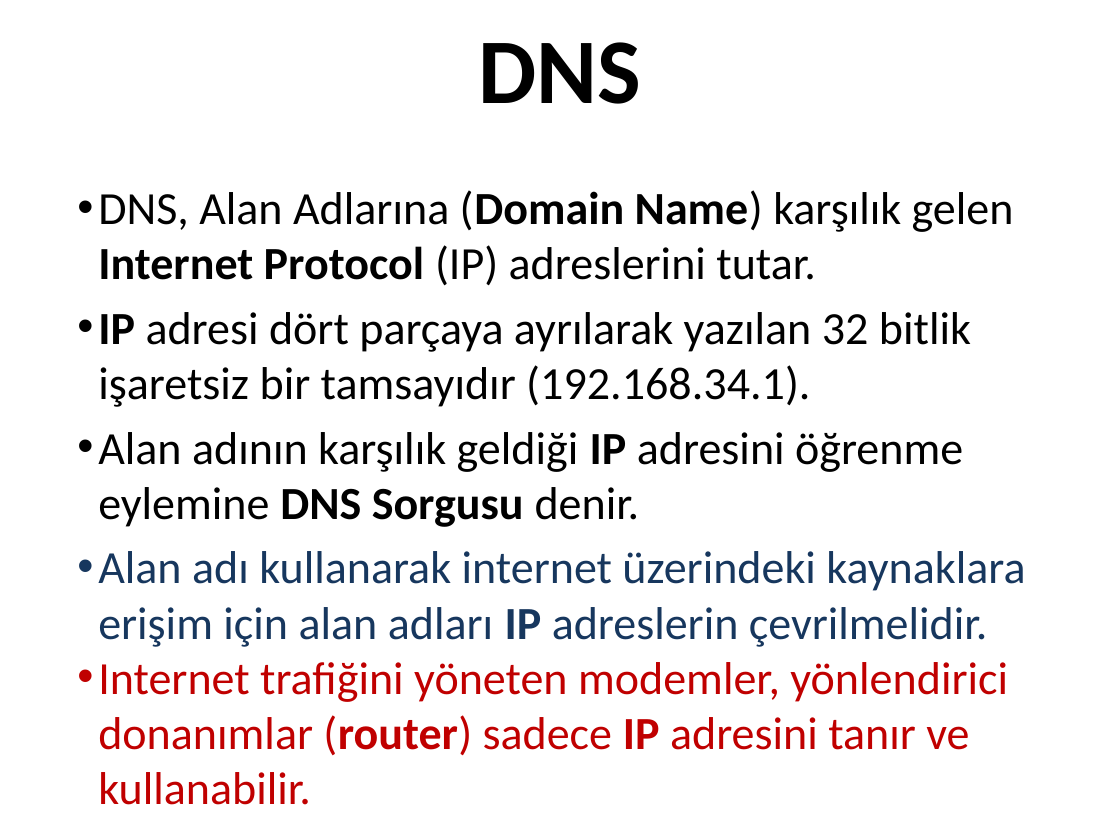
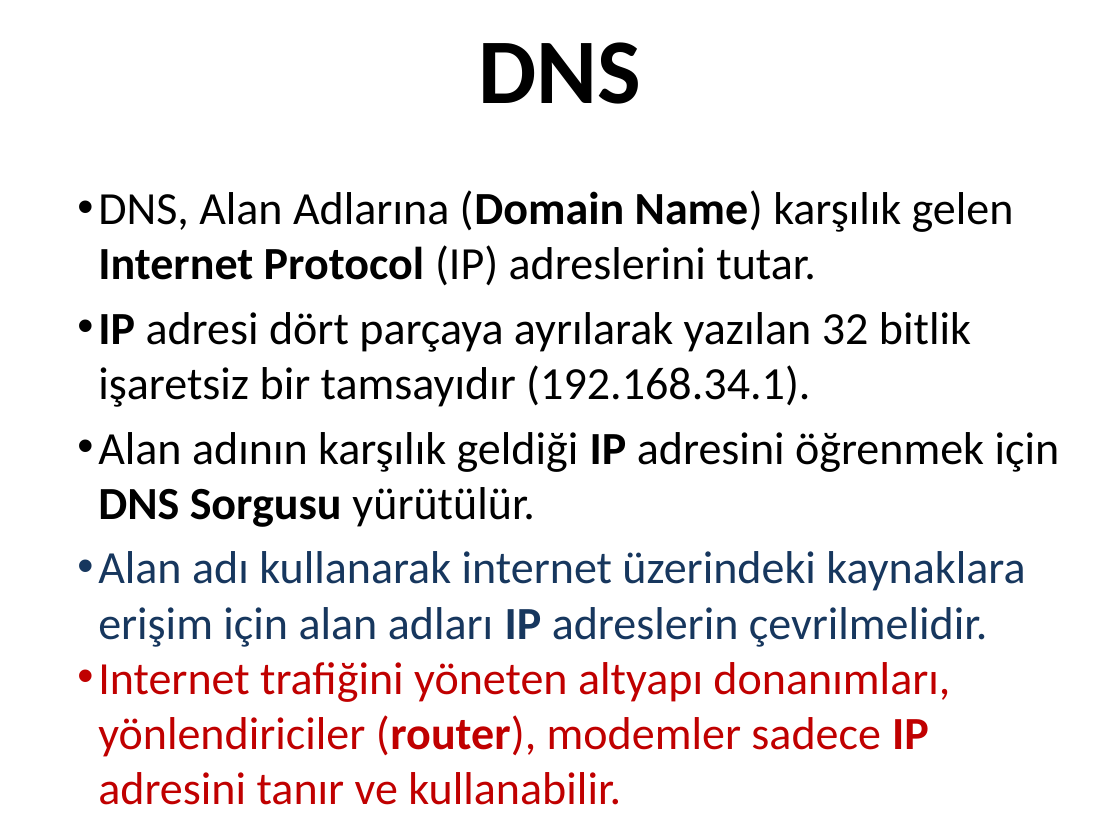
Before and after one commit to cemmerven/attrac, a slide deck: slide 16 of AttendanceTracker/Web Adresi.pptx. Drawn at 1120x840 pixels with LibreOffice and Linux fonts; fonts in the diff are those of the drawing. Boxes give left, top, right and bottom in pixels: in the first picture for what was removed or moved away, otherwise in the second. Text is boxed around its words. In the diff, an @@ line names an element or a change of style, - is before the commit and + after.

```diff
--- a/AttendanceTracker/Web Adresi.pptx
+++ b/AttendanceTracker/Web Adresi.pptx
@@ text at <box>98,432,1060,527</box>: text changed @@
-• Alan adının karşılık geldiği IP adresini öğrenme eylemine DNS Sorgusu denir.
+• Alan adının karşılık geldiği IP adresini öğrenmek için DNS Sorgusu yürütülür.
@@ text at <box>98,662,950,805</box>: text changed @@
-• Internet trafiğini yöneten modemler, yönlendirici donanımlar (router) sadece IP adresini tanır ve kullanabilir.
+• Internet trafiğini yöneten altyapı donanımları, yönlendiriciler (router), modemler sadece IP adresini tanır ve kullanabilir.
```
Also in this commit, not shown: 4 other slides changed, 1 slide removed, 5 other files.
